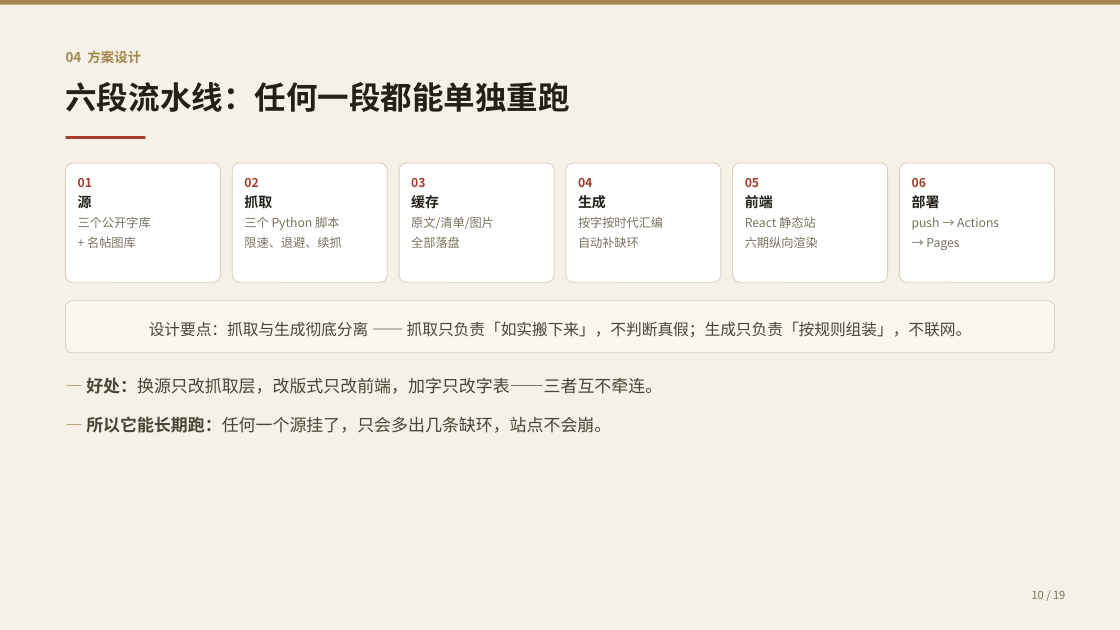
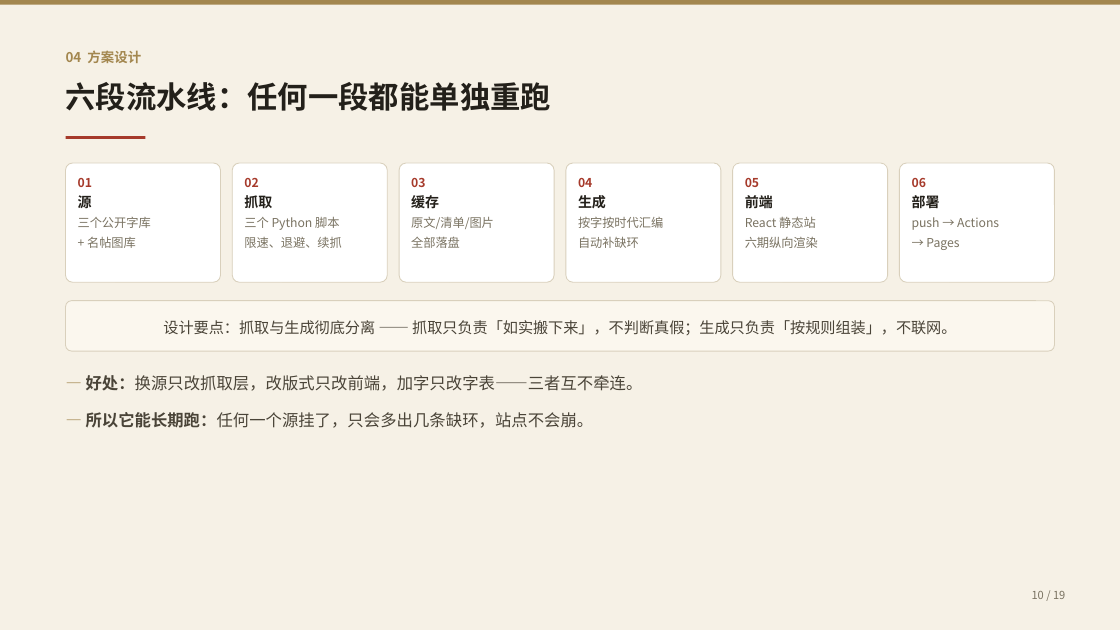
Before and after one commit to Otherhello/hanzi-timeline, a slide deck: slide 10 of docs/汉字字形演变证据链-汇报提纲.pptx. Drawn at 1120x630 pixels with LibreOffice and Linux fonts; fonts in the diff are those of the drawing. Boxes give left, top, right and bottom in pixels: in the first picture for what was removed or moved away, otherwise in the second. Text is boxed around its words. In the diff, an @@ line names an element or a change of style, - is before the commit and + after.

```diff
--- a/docs/汉字字形演变证据链-汇报提纲.pptx
+++ b/docs/汉字字形演变证据链-汇报提纲.pptx
@@ text "六段流水线：任何一段都能单独重跑" at box(66, 82, 552, 111): size 27 to 26 pt @@
@@ rounded rectangle "设计要点：抓取与生成彻底分离 —— 抓取只负责「如实搬下来」，不判断真假；生成只负责「按规则组装」，不联网。" at box(66, 301, 1054, 351): size 13.5 to 13 pt @@
@@ text "— 好处：换源只改抓取层，改版式只改前端，加字只改字表——三者互不牵连。" at box(86, 375, 643, 428): size 14.5 to 14 pt; less space between paragraphs @@
```
Also in this commit, not shown: 16 other slides changed, 2 slides added, 2 slides removed, 2 other files.
